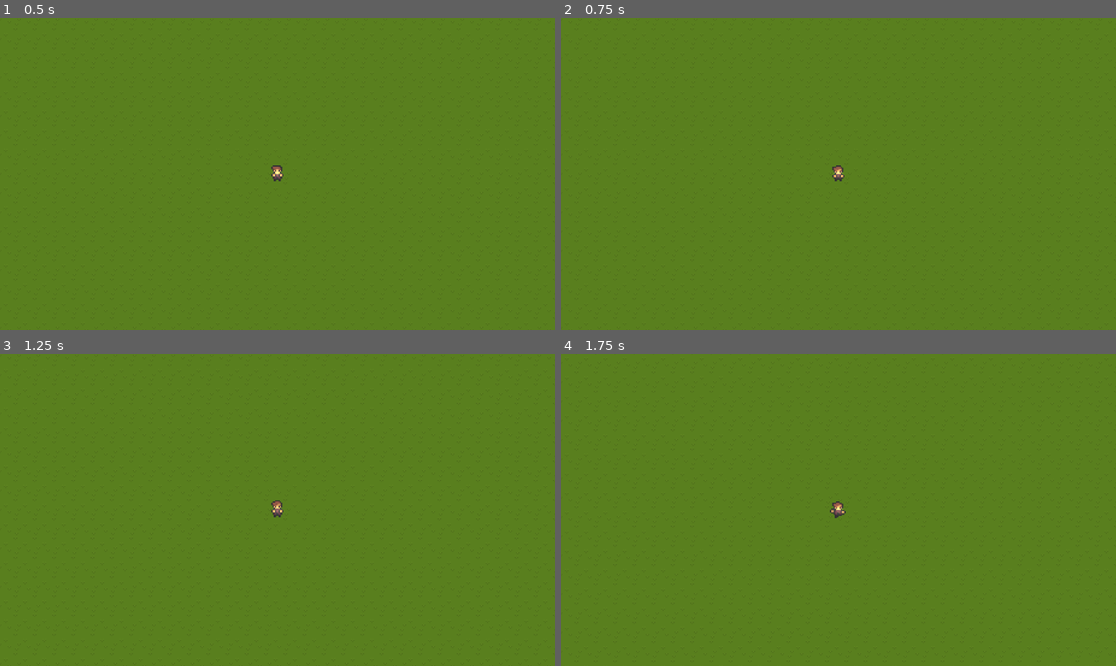
Above: before the commit, frames 1-4 (two rows, left to right).
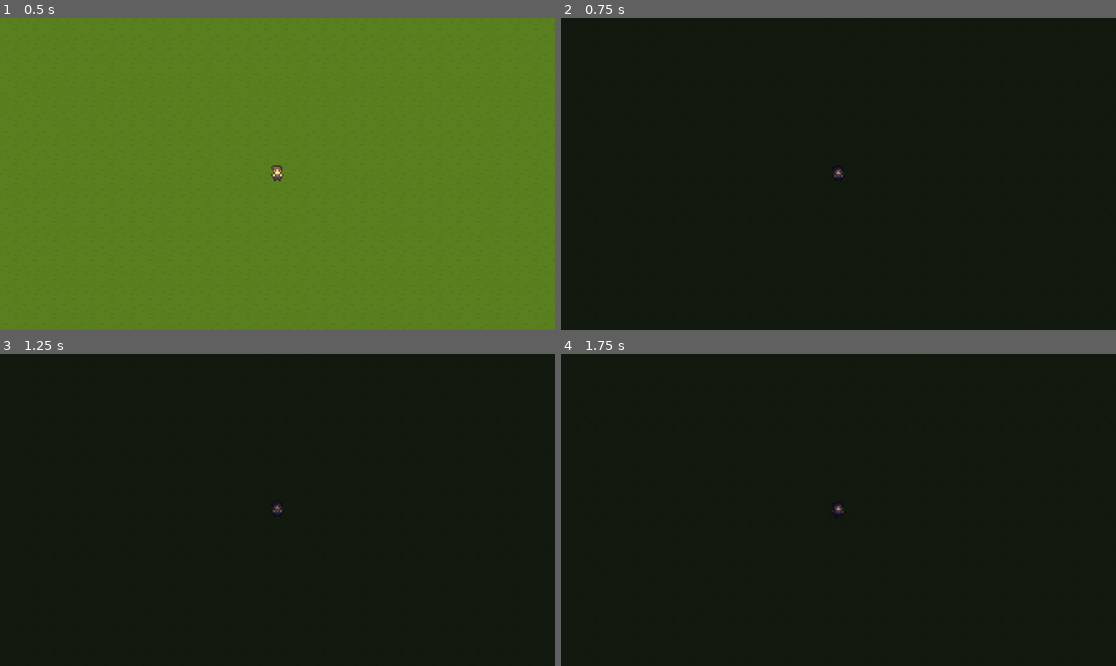
Above: after the commit, the same moments.

Repository: AlexFlasch/survivor-farm
Game: Godot game, scene res://scenes/levels/World.tscn
Two runs of this game, one before a commit and one after it. Both use one fixed random seed, a clock stepped at 60 frames per second and the inputs below. The engine's default icon, where the game draws it, is replaced by a stand-in: a white triangle on a blue panel in a dark square.
Inputs:
- Up to frame 1 (0.5 s): no input
- Up to frame 2 (0.75 s): tap Enter at 0.5 s; hold Right (ui_right) from 0.53 s (still down)
- Up to frame 3 (1.25 s): keep holding Right (ui_right)
- Up to frame 4 (1.75 s): release Right (ui_right) at 1.28 s; hold S (move_down) from 1.28 s (still down)

Frame 1 is identical in both runs. In frame 2, 100% of the frame differs, in the area x 0-100%, y 0-100%; in frame 3, 100%; in frame 4, 100%.

Commit message:
refactor: enemy logic structure

Diff:
--- a/scenes/entities/Enemies/enemy.gd
+++ b/scenes/entities/Enemies/enemy.gd
@@ -10,7 +10,7 @@
 var stun_duration: float = 1.0  # seconds
 var stun_time_left: float = 0.0
 
-var player: CharacterBody2D
+var player
 @onready var gm: Node = get_tree().root.get_node("GameManager")
 
 func set_player(p: CharacterBody2D) -> void:
--- a/scenes/levels/World.tscn
+++ b/scenes/levels/World.tscn
@@ -14,7 +14,7 @@
 time_end = 60
 enemy_num = 1
 enemy_spawn_delay = 1
-spawn_day = true
+spawn_day = false
 spawn_night = true
 base_health = 1.0
 base_damage = 1.0
--- a/scenes/utilities/enemy_spawner.gd
+++ b/scenes/utilities/enemy_spawner.gd
@@ -1,8 +1,11 @@
 extends Node2D
 
+# Array of EnemyData objects that define the spawn parameters for each enemy type.
 @export var spawns: Array[EnemyData] = []
 
+# Reference to the player node, retrieved from the GameManager node.
 @onready var player: Node2D = get_tree().root.get_node("GameManager").player
+# Reference to the GameManager node, which manages game state and player health.
 @onready var gm: Node = get_tree().root.get_node("GameManager")
 
 var time: int = 0
@@ -15,8 +18,7 @@
 	time += 1
 	for spawn in spawns:
 		if time >= spawn.time_start and time <= spawn.time_end:
-			# Check enemy eligibility based on current time of day
-			if (gm.time_of_day == gm.TimeOfDay.DAY and not spawn.spawn_day) or (gm.time_of_day == gm.TimeOfDay.NIGHT and not spawn.spawn_night):
+			if not is_spawn_eligible(spawn):
 				continue
 			spawn.spawn_delay_counter += 1
 			if spawn.spawn_delay_counter >= spawn.enemy_spawn_delay:
@@ -26,19 +28,20 @@
 				while counter < spawn.enemy_num:
 					var enemy: Node2D = enemy_instance.instantiate()
 					enemy.set_position(get_random_position())
-					if enemy.has_method("set_player"):
-						enemy.set_player(player)
-					# Set enemy speed based on EnemyData.base_speed
-					if enemy.has_method("set_speed"):
-						enemy.set_speed(spawn.base_speed)
-					# Set enemy health based on EnemyData.base_health
-					if enemy.has_method("set_health"):
-						enemy.set_health(spawn.base_health)
-					# Set enemy damage based on EnemyData.base_damage
-					if enemy.has_method("set_damage"):
-						enemy.set_damage(spawn.base_damage)
+					apply_enemy_setters(enemy, spawn)
 					get_tree().root.add_child(enemy)
 					counter += 1
+
+func apply_enemy_setters(enemy, spawn) -> void:
+	# Move enemy setters into this function
+	if enemy.has_method("set_player"):
+		enemy.set_player(player)
+	if enemy.has_method("set_speed"):
+		enemy.set_speed(spawn.base_speed)
+	if enemy.has_method("set_health"):
+		enemy.set_health(spawn.base_health)
+	if enemy.has_method("set_damage"):
+		enemy.set_damage(spawn.base_damage)
 
 func get_random_position() -> Vector2:
 	var viewport_rect: Rect2 = get_viewport_rect()
@@ -61,3 +64,8 @@
 	elif spawn_side == "right":
 		random_position = Vector2(top_right.x, randf_range(top_right.y, bottom_right.y))
 	return random_position
+
+func is_spawn_eligible(spawn) -> bool:
+	if (gm.time_of_day == gm.TimeOfDay.DAY and not spawn.spawn_day) or (gm.time_of_day == gm.TimeOfDay.NIGHT and not spawn.spawn_night):
+		return false
+	return true
--- a/scripts/GameManager.gd
+++ b/scripts/GameManager.gd
@@ -14,7 +14,11 @@
 var player_health: int = 100
 var time_of_day: TimeOfDay = TimeOfDay.DAY
 var time_passed := 0.0
-var cycle_duration_in_minutes := 3.0
+@export var day_duration_in_minutes: float = 3.0
+@export var night_duration_in_minutes: float = 2.0
+
+# Initialize cycle_duration_in_minutes with day duration by default.
+var cycle_duration_in_minutes := day_duration_in_minutes
 var game_running   := false
 var is_game_paused := false
 var last_emitted_progress := -1.0
@@ -66,13 +70,20 @@
 		_toggle_time_of_day()
 
 func _toggle_time_of_day():
+	# Reset cycle progress
+	time_passed = 0
+	last_emitted_progress = 0
 	if time_of_day == TimeOfDay.DAY:
 		time_of_day = TimeOfDay.NIGHT
+		# Update duration to night duration when toggled manually or automatically.
+		cycle_duration_in_minutes = night_duration_in_minutes
 		emit_signal("time_of_day_changed", time_of_day)
 		print("Announcement: Day has ended, night has begun.")
 	else:
 		time_of_day = TimeOfDay.DAY
 		current_level += 1  # Increment level when night turns into day
+		# Update duration to day duration.
+		cycle_duration_in_minutes = day_duration_in_minutes
 		emit_signal("time_of_day_changed", time_of_day)
 		print("Announcement: Night has ended, day has started.")
 		print("Announcement: Level increased to %d" % current_level)
@@ -114,6 +125,9 @@
 func _input(event: InputEvent) -> void:
 	if event.is_action_pressed("ui_cancel"):
 		_toggle_pause()
+	if event is InputEventKey and event.is_action_pressed("ui_right"):
+		# toggle the time of day if the press the right arrow key
+		_toggle_time_of_day()
 
 func _toggle_pause() -> void:
 	if is_game_paused:
